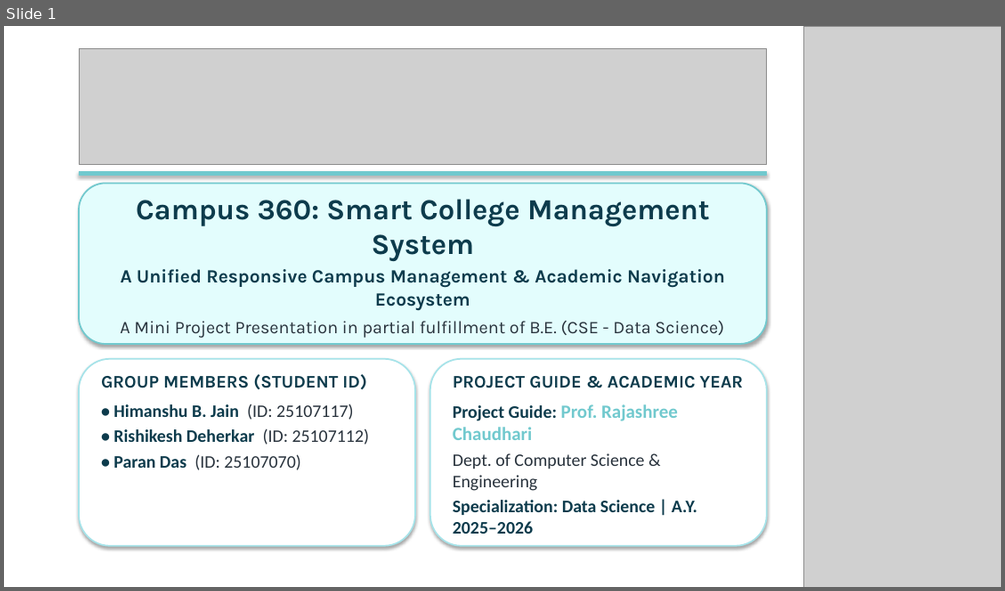
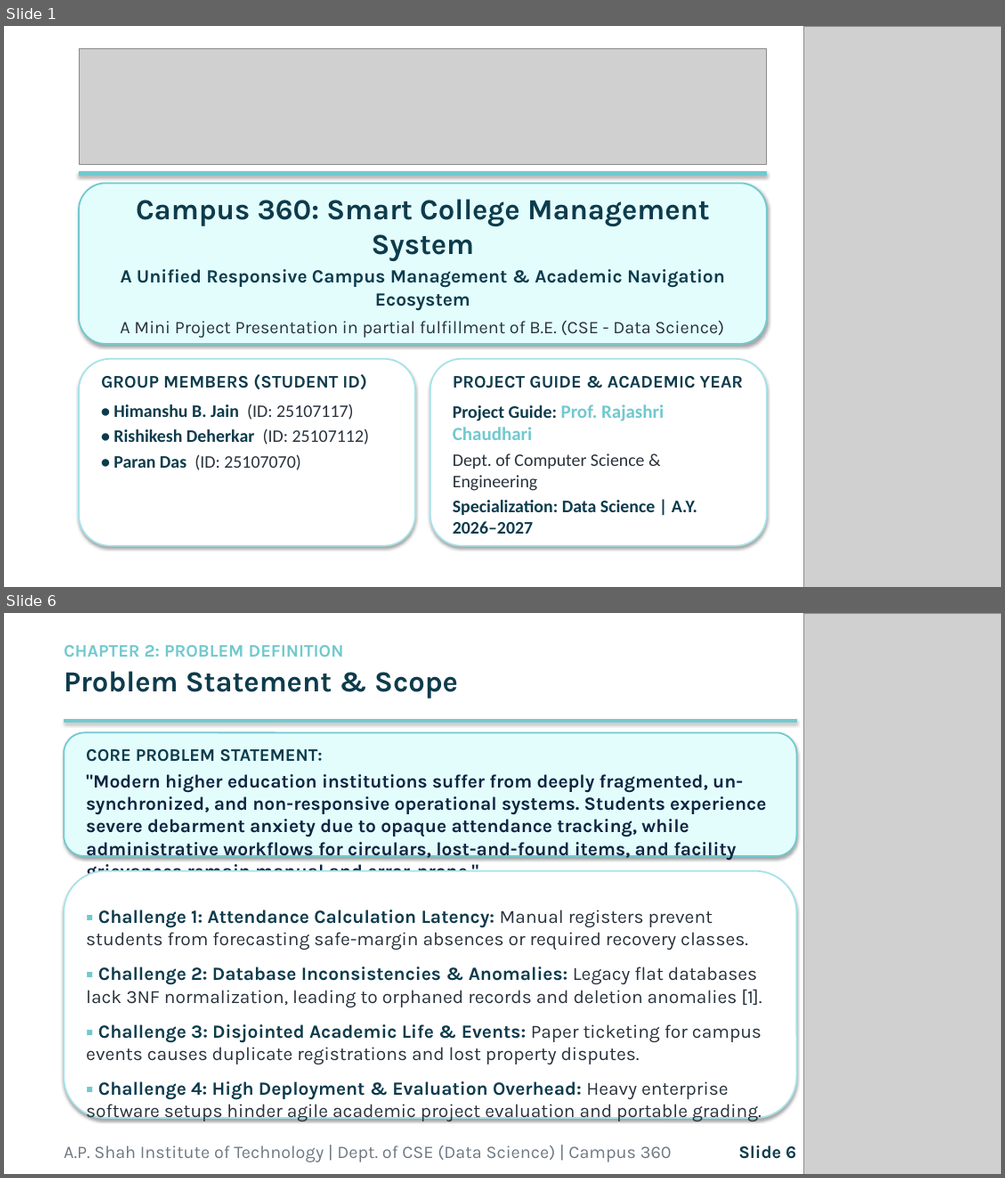
Before and after one commit to Jain07Himanshu/Campus-360, a slide deck: docs/Campus_360_Presentation.pptx. Shown one above the other, each under a label of ours: slide 1 before the commit, slides 1 and 6 after it; the slides between them are not shown. The pictures are 1005x591 and 1005x1178 pixels, drawn with LibreOffice and Linux fonts; fonts in the diff are those of the drawing; grey boxes stand for pictures. Boxes give left, top, right and bottom in pixels: in the first picture for what was removed or moved away, otherwise in the second. Text is boxed around its words. In the diff, an @@ line names an element or a change of style, - is before the commit and + after.

Commit message:
fix(docs): perfect formatting of mini project report, remove wide letter spacing, update academic year to 2026-27, embed high-res diagrams

```diff
--- a/docs/Campus_360_Presentation.pptx
+++ b/docs/Campus_360_Presentation.pptx
@@ slide 6 added at (x1=4, y1=613, x2=1001, y2=1174), background #FFFFFF @@
@@ picture added at (x1=804, y1=613, x2=1001, y2=1174) @@
@@ text added at (x1=64, y1=645, x2=458, y2=698), 17 pt, text #71C9CE, bold @@
+CHAPTER 2: PROBLEM DEFINITION
+Problem Statement & Scope
@@ rectangle added at (x1=64, y1=719, x2=797, y2=722), fill #71C9CE, outline #71C9CE 0.75 pt @@
@@ rounded rectangle added at (x1=64, y1=732, x2=797, y2=856), fill #E3FDFD, outline #71C9CE 1.5 pt @@
@@ text added at (x1=86, y1=749, x2=766, y2=876), 18 pt, text #102542, bold @@
+CORE PROBLEM STATEMENT:
+"Modern higher education institutions suffer from deeply fragmented, un-synchronized, and non-responsive operational systems. Students experience severe debarment anxiety due to opaque attendance tracking, while administrative workflows for circulars, lost-and-found items, and facility grievances remain manual and error-prone."
@@ rounded rectangle added at (x1=64, y1=871, x2=797, y2=1118), fill #FFFFFF, outline #A6E3E9 1.5 pt @@
@@ text added at (x1=86, y1=909, x2=761, y2=1122), 18 pt, text #28323C @@
+▪ Challenge 1: Attendance Calculation Latency: Manual registers prevent students from forecasting safe-margin absences or required recovery classes.
+▪ Challenge 2: Database Inconsistencies & Anomalies: Legacy flat databases lack 3NF normalization, leading to orphaned records and deletion anomalies [1].
+▪ Challenge 3: Disjointed Academic Life & Events: Paper ticketing for campus events causes duplicate registrations and lost property disputes.
+▪ Challenge 4: High Deployment & Evaluation Overhead: Heavy enterprise software setups hinder agile academic project evaluation and portable grading.
@@ text added at (x1=64, y1=1145, x2=672, y2=1162), 17 pt, text #6E7882 @@
+A.P. Shah Institute of Technology | Dept. of CSE (Data Science) | Campus 360
@@ text added at (x1=738, y1=1145, x2=796, y2=1159), 17 pt, text #0D3B4C, bold @@
+Slide 6
@@ slide 1 changed as well @@
@@ text at (x1=453, y1=404, x2=663, y2=440): text changed @@
-Project Guide: Prof. Rajashree Chaudhari
+Project Guide: Prof. Rajashri Chaudhari
@@ text at (x1=453, y1=499, x2=697, y2=533): text changed @@
-Specialization: Data Science | A.Y. 2025–2026
+Specialization: Data Science | A.Y. 2026–2027
```
Also in this commit, not shown: 11 other slides changed, 8 other slides added, 3 slides removed, 4 other files.
